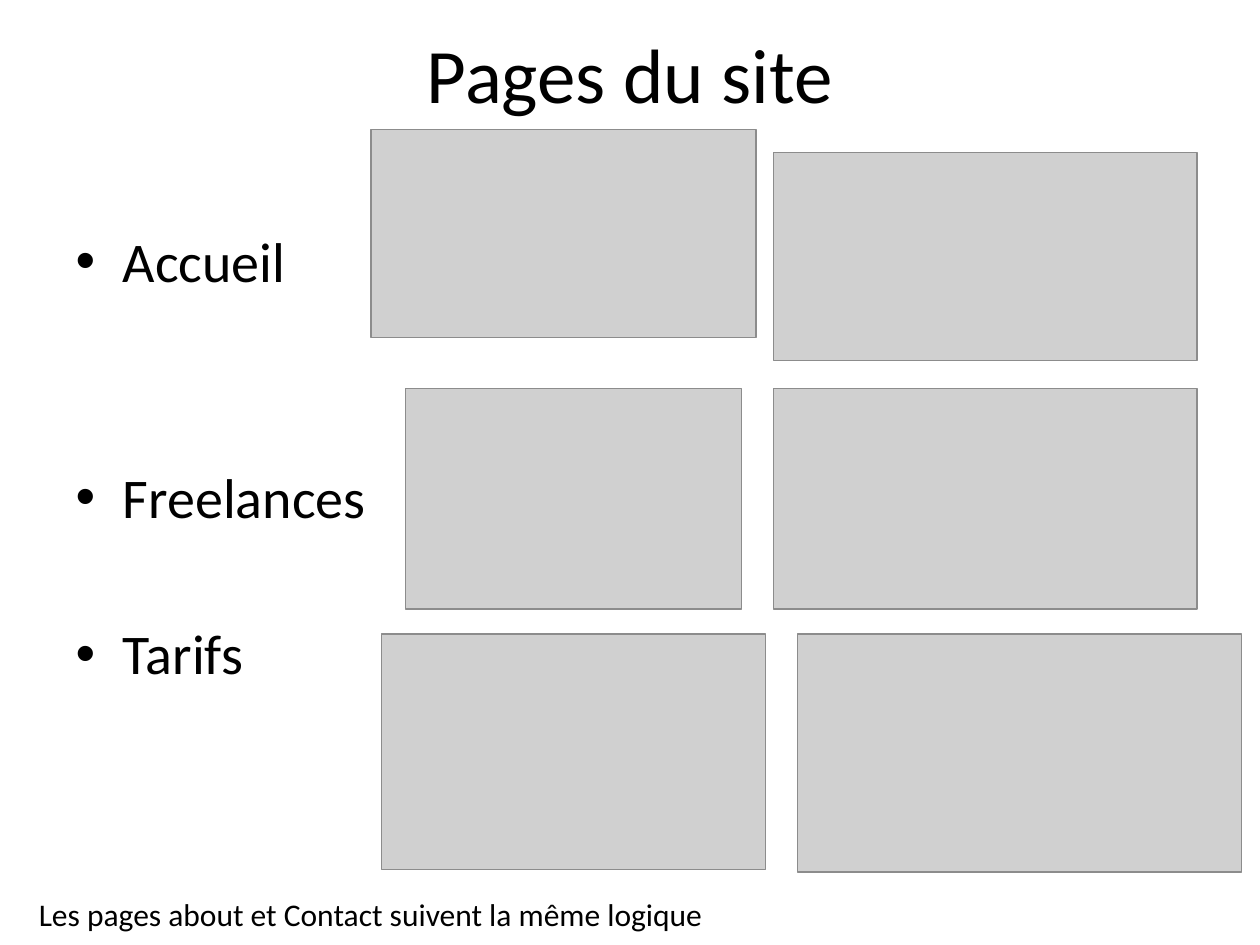
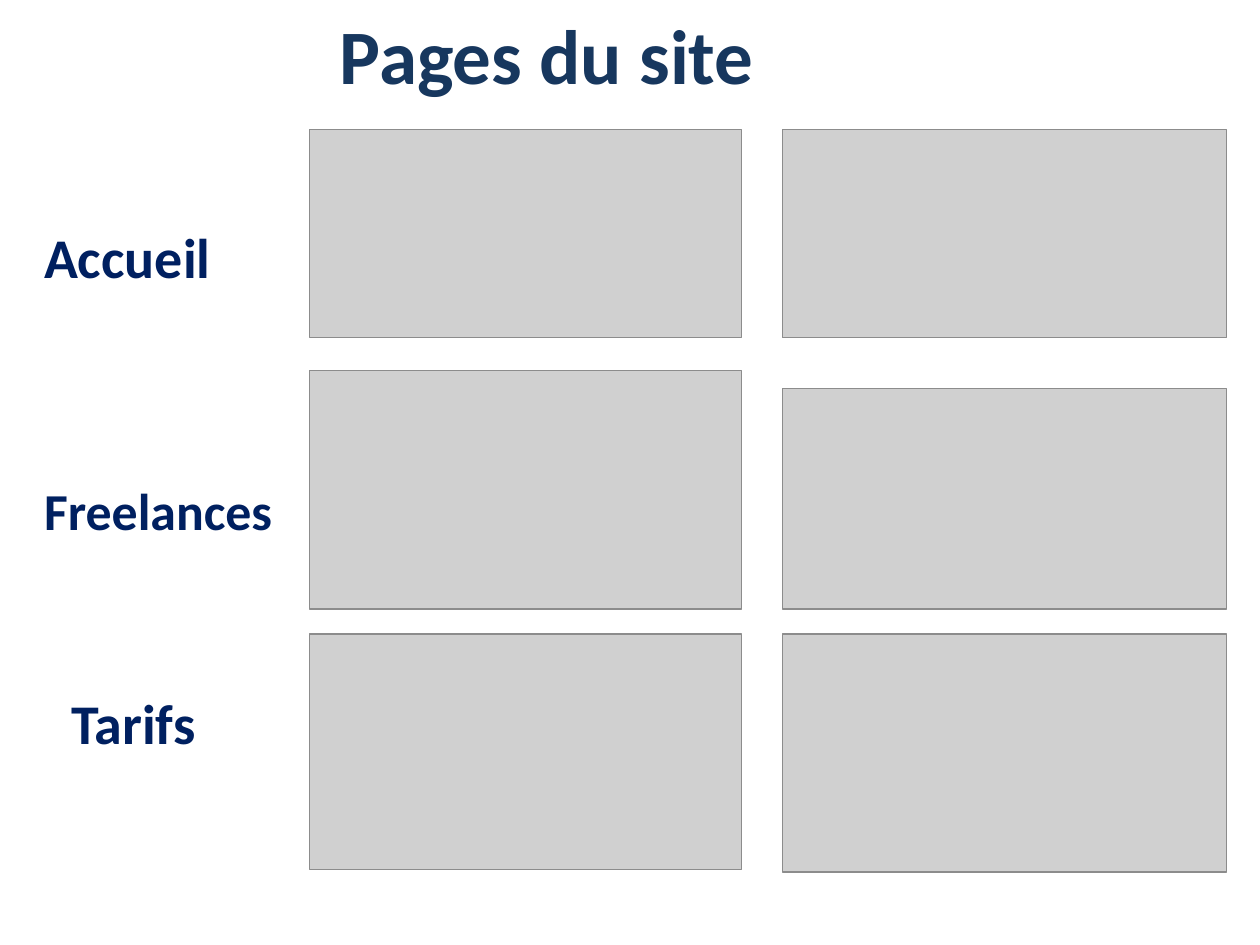
Before and after one commit to sophiesticated221/TIMERA-OUMOULKHAIRI-AfriTalent, a slide deck: slide 7 of docs/TIMERA_OUMOULKHAIRI_Presentation.pptx. Drawn at 1260x945 pixels with LibreOffice and Linux fonts; fonts in the diff are those of the drawing; grey boxes stand for pictures. Boxes give left, top, right and bottom in pixels: in the first picture for what was removed or moved away, otherwise in the second. Text is boxed around its words. In the diff, an @@ line names an element or a change of style, - is before the commit and + after.

```diff
--- a/docs/TIMERA_OUMOULKHAIRI_Presentation.pptx
+++ b/docs/TIMERA_OUMOULKHAIRI_Presentation.pptx
@@ title "Pages du site": place and size @@
-title "Pages du site" at (427,49,833,117)
+title "Pages du site" at (340,30,753,97)
@@ title "Pages du site" at (340,30,753,97): text colour #000000 to #17375E, bold on @@
@@ picture: place and size @@
-picture at (370,130,756,338)
+picture at (310,130,742,338)
@@ picture: place and size @@
-picture at (774,152,1197,360)
+picture at (782,130,1227,338)
@@ text "Accueil": place and size @@
-text "Accueil" at (123,243,366,675)
+text "Accueil" at (44,238,210,279)
@@ text "Accueil" at (44,238,210,279): text colour #000000 to #002060, bold on; bullet • to none @@
@@ picture: place and size @@
-picture at (406,388,742,609)
+picture at (310,370,742,609)
@@ picture: place and size @@
-picture at (774,388,1197,609)
+picture at (782,388,1227,609)
@@ text at (123,479,366,675): paragraphs removed @@
-• Freelances
-• Tarifs
@@ text added at (44,493,272,531), 29.6 pt, text #002060, bold @@
+Freelances
@@ picture: place and size @@
-picture at (382,634,766,869)
+picture at (310,634,742,869)
@@ picture: place and size @@
-picture at (798,634,1242,872)
+picture at (782,634,1227,872)
@@ text added at (71,704,195,745), 32 pt, text #002060, bold @@
+Tarifs
@@ text removed at (39,904,701,932) @@
-Les pages about et Contact suivent la même logique
```
Also in this commit, not shown: 14 other slides changed.
